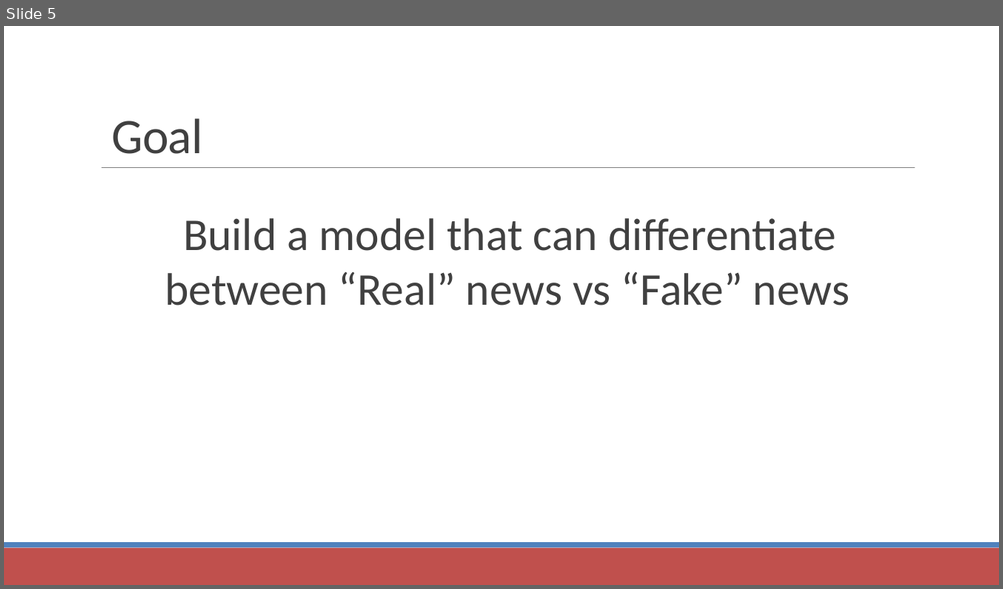
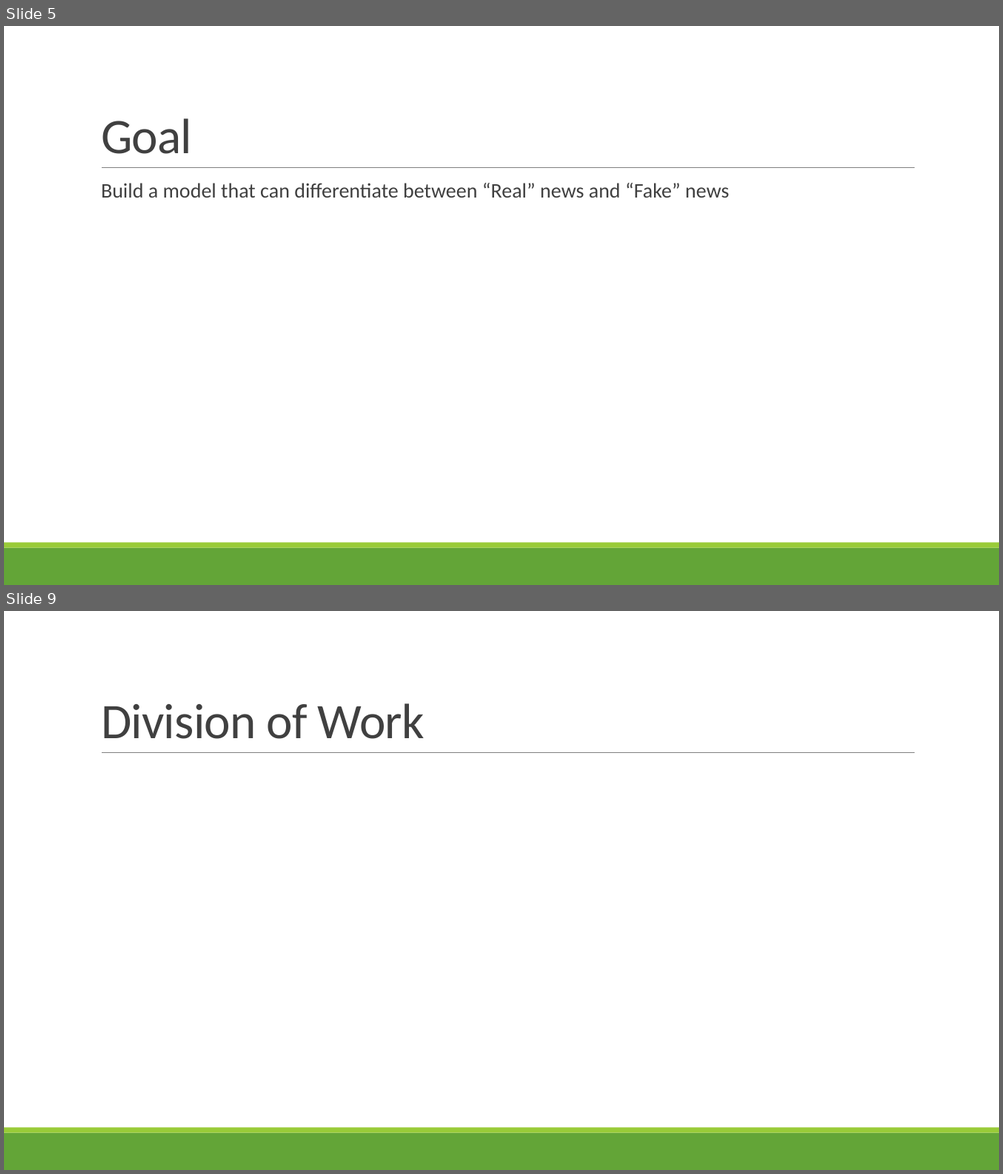
Before and after one commit to LinghanX/Project_Veritas, a slide deck: presentations/FakeNews_Final.pptx. Shown one above the other, each under a label of ours: slide 5 before the commit, slides 5 and 9 after it; the slides between them are not shown. The pictures are 1003x589 and 1003x1174 pixels, drawn with LibreOffice and Linux fonts; fonts in the diff are those of the drawing. Boxes give left, top, right and bottom in pixels: in the first picture for what was removed or moved away, otherwise in the second. Text is boxed around its words. In the diff, an @@ line names an element or a change of style, - is before the commit and + after.

```diff
--- a/presentations/FakeNews_Final.pptx
+++ b/presentations/FakeNews_Final.pptx
@@ slide 9 added at (4,611,999,1170), background #FFFFFF; not listed: 3 template elements that a slide beside it also shows @@
@@ title added at (101,703,424,739), 48 pt, text #404040 @@
+Division of Work
@@ slide 5 changed as well @@
@@ title "Goal": place and size @@
-title "Goal" at (111,118,202,154)
+title "Goal" at (101,118,192,154)
@@ text at (101,183,728,198): text changed; size 44 to 20 pt @@
-  Build a model that can differentiate between “Real” news vs “Fake” news
+  Build a model that can differentiate between “Real” news and “Fake” news
@@ rectangle at (4,548,999,585): fill #C0504D to #63A537 @@
@@ rectangle at (4,543,999,548): fill #4F81BD to #99CB38 @@
```
Also in this commit, not shown: 2 other slides changed, 5 other slides added, 6 slides removed, 4 other files.
